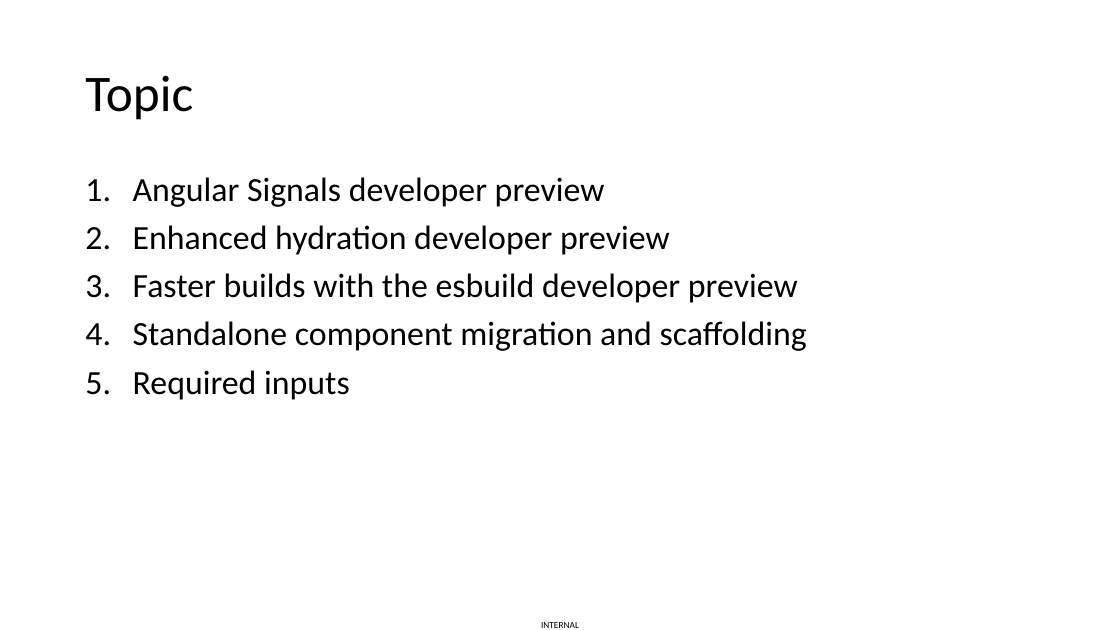
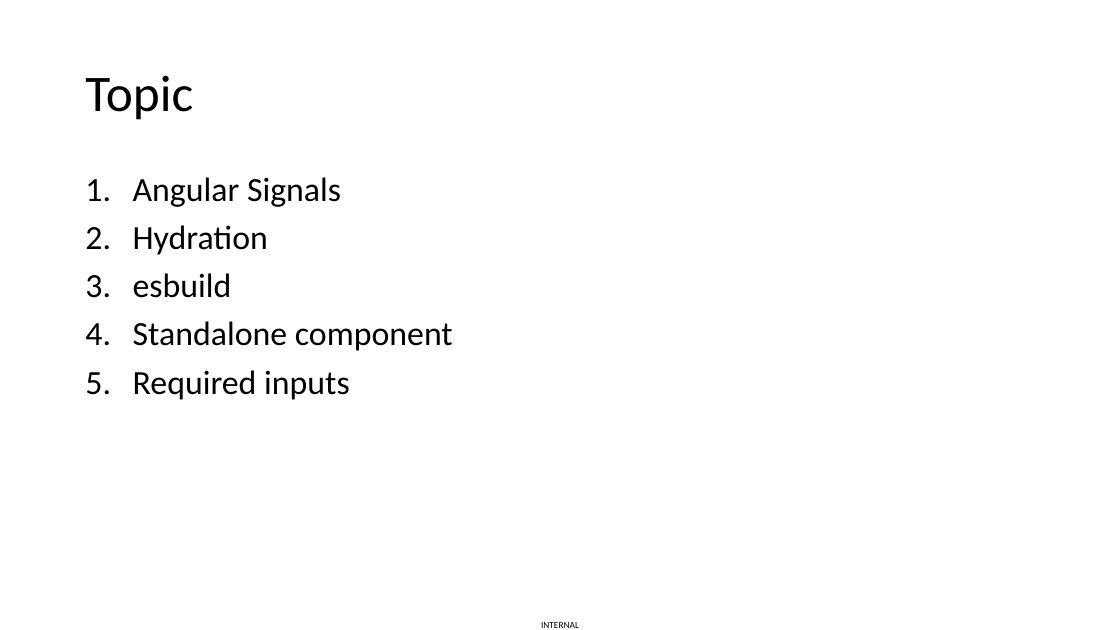
Before and after one commit to vuthaphai/ng-v16-new-features, a slide deck: slide 2 of Angular v16.pptx. Drawn at 1120x630 pixels with LibreOffice and Linux fonts; fonts in the diff are those of the drawing. Boxes give left, top, right and bottom in pixels: in the first picture for what was removed or moved away, otherwise in the second. Text is boxed around its words. In the diff, an @@ line names an element or a change of style, - is before the commit and + after.

Commit message:
wip

```diff
--- a/Angular v16.pptx
+++ b/Angular v16.pptx
@@ text at (x1=133, y1=177, x2=453, y2=351): text changed @@
-1. Angular Signals developer preview
-2. Enhanced hydration developer preview
-3. Faster builds with the esbuild developer preview
-4. Standalone component migration and scaffolding
+1. Angular Signals
+2. Hydration
+3. esbuild
+4. Standalone component
```
